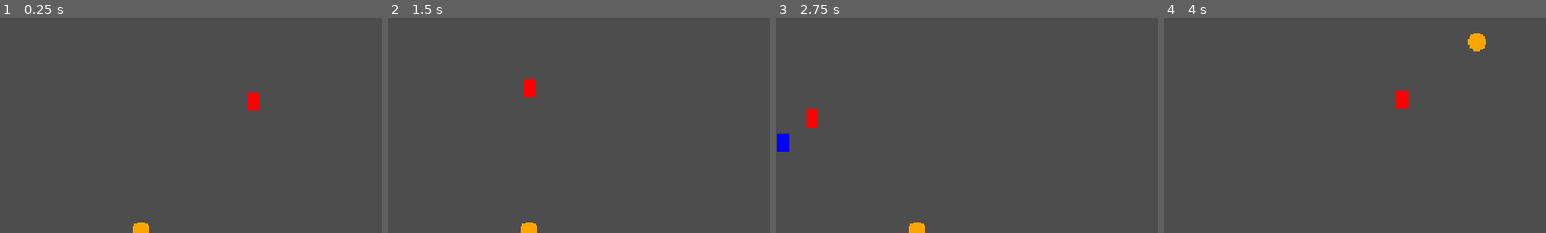
Above: before the commit, frames 1-4 (left to right).
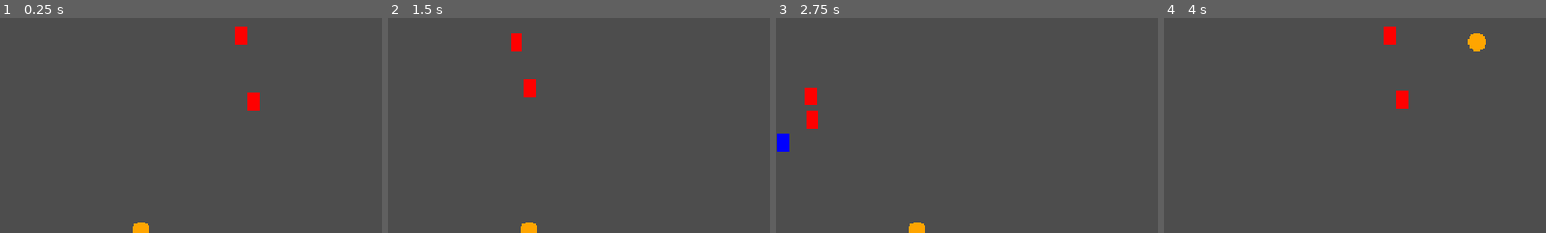
Above: after the commit, the same moments.

Repository: Indept-Studios/ard_jam
Game: Godot game, scene res://scenes/game.tscn
Same seed, same stepped clock (60 frames per second), same inputs: the game is played once before the commit and once after it.
Inputs:
- Up to frame 1 (0.25 s): no input
- Up to frame 2 (1.5 s): hold D (right) 0.53-1.28 s; hold S (down) from 1.28 s (still down)
- Up to frame 3 (2.75 s): release S (down) at 2.03 s; hold D (right) from 2.03 s (still down)
- Up to frame 4 (4 s): release D (right) at 2.78 s; hold W (up) 2.78-3.5 s; click "RESTART" at 3.5 s
The pictures show only the part of the screen within x 38-88%, y 27-77%; the shares and areas given below are measured in that part.

The runs differ from the first frame. In frame 1, 0.3% of the frame differs, in the area x 61-65%, y 4-13%; in frame 2, 0.2%; in frame 3, 0.3%, in the area x 7-11%, y 32-52%; in frame 4, 0.3%.

Commit message:
feat: enemies dont stuck and allow spritemode

Diff:
--- a/project.godot
+++ b/project.godot
@@ -26,6 +26,7 @@
 [global_group]
 
 Player=""
+Enemies=""
 
 [input]
 
--- a/scenes/enemy.tscn
+++ b/scenes/enemy.tscn
@@ -8,11 +8,10 @@
 radius = 13.0
 height = 38.0
 
-[node name="Enemy" type="CharacterBody2D" unique_id=740114733 node_paths=PackedStringArray("player")]
+[node name="Enemy" type="CharacterBody2D" unique_id=740114733]
 z_index = 2
 collision_layer = 2
 script = ExtResource("1_3i4hm")
-player = NodePath("")
 
 [node name="ColorRect" type="ColorRect" parent="." unique_id=1061993834]
 offset_left = -10.0
@@ -25,6 +24,7 @@
 shape = SubResource("CapsuleShape2D_715ky")
 
 [node name="Area2D" type="Area2D" parent="." unique_id=1127802750]
+collision_layer = 0
 
 [node name="CollisionShape2D" type="CollisionShape2D" parent="Area2D" unique_id=1708444051]
 shape = SubResource("CapsuleShape2D_prkih")
--- a/scenes/game.tscn
+++ b/scenes/game.tscn
@@ -129,6 +129,7 @@
 [node name="EnemyRoot" type="Node2D" parent="World/LevelRoot" unique_id=436709445]
 
 [node name="EnemySpawner" type="Node2D" parent="World/LevelRoot" unique_id=563574248]
+unique_name_in_owner = true
 visible = false
 
 [node name="EnemySpawner" type="Marker2D" parent="World/LevelRoot/EnemySpawner" unique_id=279943719]
@@ -184,9 +185,10 @@
 [node name="EntityRoot" type="Node2D" parent="World" unique_id=1015858661]
 
 [node name="Player" type="CharacterBody2D" parent="World/EntityRoot" unique_id=440469878 groups=["Player"]]
+unique_name_in_owner = true
 z_index = 1
 position = Vector2(212, 250)
-collision_mask = 14
+collision_mask = 12
 script = ExtResource("2_lbhrr")
 
 [node name="ColorRect" type="ColorRect" parent="World/EntityRoot/Player" unique_id=551686624]
@@ -199,8 +201,14 @@
 [node name="CollisionShape2D" type="CollisionShape2D" parent="World/EntityRoot/Player" unique_id=1049177841]
 shape = SubResource("CapsuleShape2D_715ky")
 
-[node name="Enemy" parent="World/EntityRoot" unique_id=740114733 node_paths=PackedStringArray("player") instance=ExtResource("5_gee14")]
+[node name="Enemy" parent="World/EntityRoot" unique_id=544727843 node_paths=PackedStringArray("player") groups=["Enemies"] instance=ExtResource("5_gee14")]
 position = Vector2(951, 336)
+collision_mask = 0
+player = NodePath("../Player")
+
+[node name="Enemy2" parent="World/EntityRoot" unique_id=740114733 node_paths=PackedStringArray("player") groups=["Enemies"] instance=ExtResource("5_gee14")]
+position = Vector2(930, 220)
+collision_mask = 0
 player = NodePath("../Player")
 
 [node name="EffectRoot" type="Node2D" parent="World" unique_id=484486254]
@@ -361,7 +369,8 @@
 script = ExtResource("1_yqjtg")
 
 [connection signal="timeout" from="Systems/Timer" to="Systems/GameManager" method="_on_timer_timeout"]
-[connection signal="game_over" from="World/EntityRoot/Enemy" to="Systems/GameManager" method="_on_enemy_game_over"]
+[connection signal="enemy_hit" from="World/EntityRoot/Enemy" to="Systems/GameManager" method="_on_enemy_enemy_hit"]
+[connection signal="enemy_hit" from="World/EntityRoot/Enemy2" to="Systems/GameManager" method="_on_enemy_enemy_hit"]
 [connection signal="pressed" from="PauseLayer/PauseRoot/PanelContainer/CenterContainer/VBoxContainer/ResumeButton" to="Systems/GameManager" method="_on_resume_button_pressed"]
 [connection signal="pressed" from="PauseLayer/PauseRoot/PanelContainer/CenterContainer/VBoxContainer/QuitButton" to="Systems/GameManager" method="_on_quit_button_pressed"]
 [connection signal="pressed" from="GameOverLayer/GameOverRoot/PanelContainer/VBoxContainer/CenterContainer/MarginContainer/RestartButton" to="Systems/GameManager" method="_on_restart_button_pressed"]
--- a/scripts/enemy.gd
+++ b/scripts/enemy.gd
@@ -1,20 +1,32 @@
 extends CharacterBody2D
 
-signal game_over
+signal enemy_hit
 
 @export var player: CharacterBody2D
+@export var separation_radius := 45.0
+@export var separation_strength := 180.0
 
 var speed: float = 150.0
 
-func _ready():
+func _physics_process(_delta) -> void:
 	if not player:
-		push_error("enemy.gd: on ", self.name, ", no player is set")
+		return
+	var direction_to_player = global_position.direction_to(player.global_position)
+	var separation = Vector2.ZERO
 
-func _physics_process(delta) -> void:
-	if player:
-		var direction = (player.global_position - global_position).normalized()
-		velocity = direction * speed
-		move_and_slide()
+	for other_enemy in get_tree().get_nodes_in_group("Enemies"):
+		if other_enemy == self:
+			continue
+		var offset = global_position - other_enemy.global_position
+		var distance = offset.length()
+		if distance > 0.0 and distance < separation_radius:
+			var strength = 1.0 - (distance / separation_radius)
+			separation += offset.normalized() * strength
+
+	velocity = direction_to_player * speed
+	velocity += separation * separation_strength
+	move_and_slide()
 
 func _on_area_2d_body_entered(body):
-	game_over.emit()
+	if body.is_in_group("Player"):
+		enemy_hit.emit(self)
--- a/scripts/game_manager.gd
+++ b/scripts/game_manager.gd
@@ -1,35 +1,50 @@
 extends Node
 
 @onready var timer = %Timer
+@onready var player: CharacterBody2D = %Player
 @onready var game_over_root = %GameOverRoot
 @onready var highscore_label = %HighscoreLabel
 @onready var pause_root = %PauseRoot
 @onready var collectable_spawner = %CollectableSpawner
+@onready var enemy_spawner = %EnemySpawner
 
 const COLLECTABLE = preload("uid://df1b2gd4xli0d")
+const ENEMY = preload("uid://deet1vbsx6s3x")
+const SPIRIT_KILL_RADIUS := 35.0
 
-var spawners: Array[Marker2D]
+var pickup_spawners: Array[Marker2D]
 var occupied_spawners: Array[Marker2D] = []
-var highscore: int = 0
 var max_collectables: int = 2
 var collectable_count: int = 0
+
+var player_mode = PlayerMode.NORMAL
+var time_since_last_collectable := 0.0
+
+var highscore: int = 0
+
+enum PlayerMode {
+	NORMAL,
+	SPIRIT
+}
 
 func _ready():
 	timer.start(1)
 	highscore_label.text = str(highscore)
 	for child in collectable_spawner.get_children():
 		if child is Node2D:
-			spawners.append(child)
+			pickup_spawners.append(child)
 	_pick_spawner()
 
 func _process(_delta):
 	if Input.is_action_just_pressed("pause"):
 		toggle_pause()
 
-func _on_enemy_game_over():
-	get_tree().paused = true
-	timer.stop()
-	game_over_root.visible = true
+func _physics_process(_delta: float) -> void:
+	if player_mode != PlayerMode.SPIRIT:
+		return
+	for enemy in get_tree().get_nodes_in_group("Enemies"):
+		if enemy.global_position.distance_to(player.global_position) <= SPIRIT_KILL_RADIUS:
+			enemy.queue_free()
 
 func _on_restart_button_pressed():
 	get_tree().paused = false
@@ -39,6 +54,7 @@
 func _on_timer_timeout():
 	highscore += 1
 	highscore_label.text = str(highscore)
+	time_since_last_collectable += 1
 
 func toggle_pause():
 	pause_root.visible = !pause_root.visible
@@ -54,7 +70,7 @@
 	while collectable_count < max_collectables:
 		var free_spawners: Array[Node] = []
 
-		for spawner in spawners:
+		for spawner in pickup_spawners:
 			if spawner not in occupied_spawners:
 				free_spawners.append(spawner)
 
@@ -80,3 +96,21 @@
 	collectable_count -= 1
 	occupied_spawners.erase(spawner)
 	_pick_spawner.call_deferred()
+	time_since_last_collectable = 0
+
+func _on_enemy_enemy_hit(enemy: CharacterBody2D):
+	if player_mode == PlayerMode.SPIRIT:
+		enemy.queue_free()
+		return
+
+	if time_since_last_collectable >= 10.0:
+		start_sprite_mode()
+	else:
+		get_tree().paused = true
+		timer.stop()
+		game_over_root.visible = true
+
+func start_sprite_mode():
+	print("game_manager.gd: ", "start_sprite_mode()")
+	player_mode = PlayerMode.SPIRIT
+	pass
